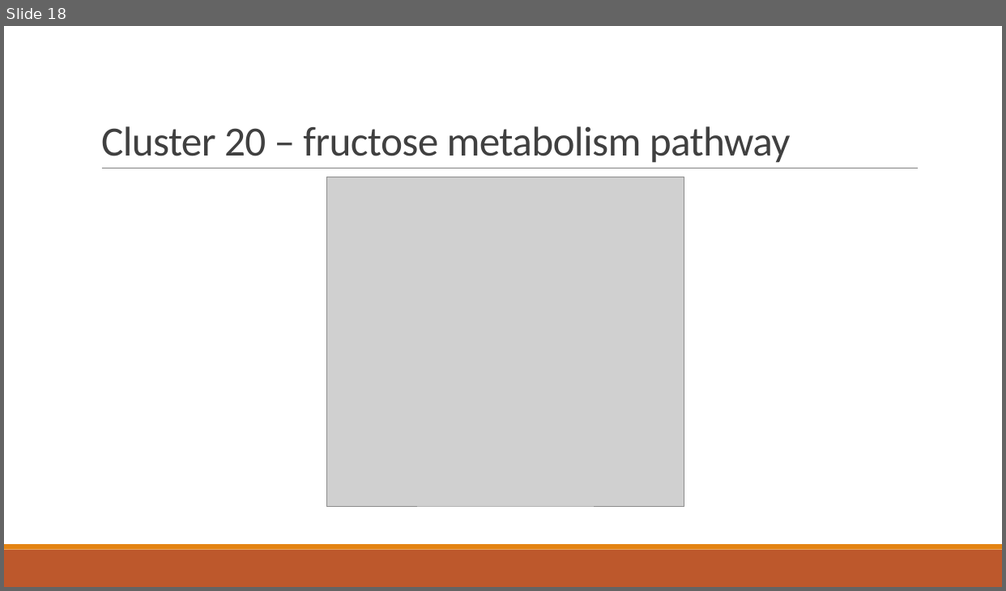
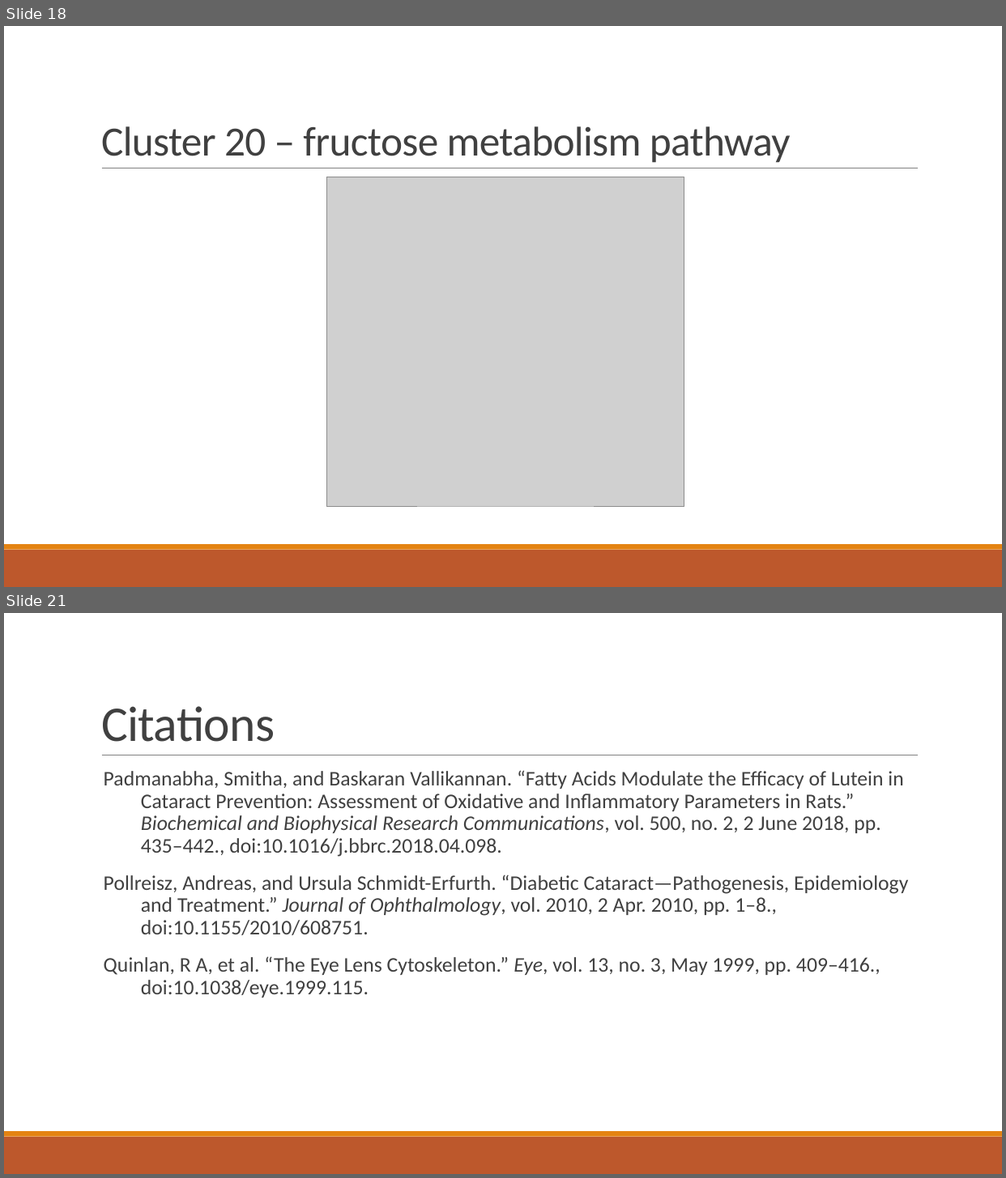
Before and after one commit to dyaom/REHS-2019, a slide deck: Cataract.pptx. Shown one above the other, each under a label of ours: slide 18 before the commit, slides 18 and 21 after it; the slides between them are not shown. The pictures are 1006x591 and 1006x1178 pixels, drawn with LibreOffice and Linux fonts; fonts in the diff are those of the drawing; grey boxes stand for pictures. Boxes give left, top, right and bottom in pixels: in the first picture for what was removed or moved away, otherwise in the second. Text is boxed around its words. In the diff, an @@ line names an element or a change of style, - is before the commit and + after.

```diff
--- a/Cataract.pptx
+++ b/Cataract.pptx
@@ slide 21 added at <box>4,613,1002,1174</box>, background #FFFFFF; not listed: 3 template elements that a slide beside it also shows @@
@@ title added at <box>101,706,275,742</box>, 48 pt, text #404040 @@
+Citations
@@ text added at <box>104,770,908,998</box>, 20 pt, text #404040 @@
+Padmanabha, Smitha, and Baskaran Vallikannan. “Fatty Acids Modulate the Efficacy of Lutein in Cataract Prevention: Assessment of Oxidative and Inflammatory Parameters in Rats.” Biochemical and Biophysical Research Communications, vol. 500, no. 2, 2 June 2018, pp. 435–442., doi:10.1016/j.bbrc.2018.04.098.
+Pollreisz, Andreas, and Ursula Schmidt-Erfurth. “Diabetic Cataract—Pathogenesis, Epidemiology and Treatment.” Journal of Ophthalmology, vol. 2010, 2 Apr. 2010, pp. 1–8., doi:10.1155/2010/608751.
+Quinlan, R A, et al. “The Eye Lens Cytoskeleton.” Eye, vol. 13, no. 3, May 1999, pp. 409–416., doi:10.1038/eye.1999.115.
```
Also in this commit, not shown: 7 slides changed, 1 other file.
